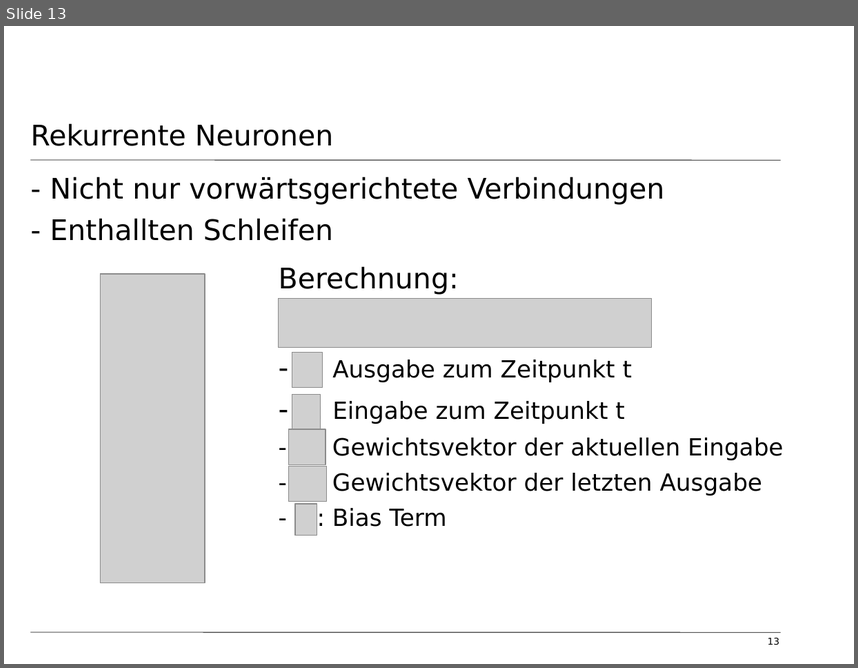
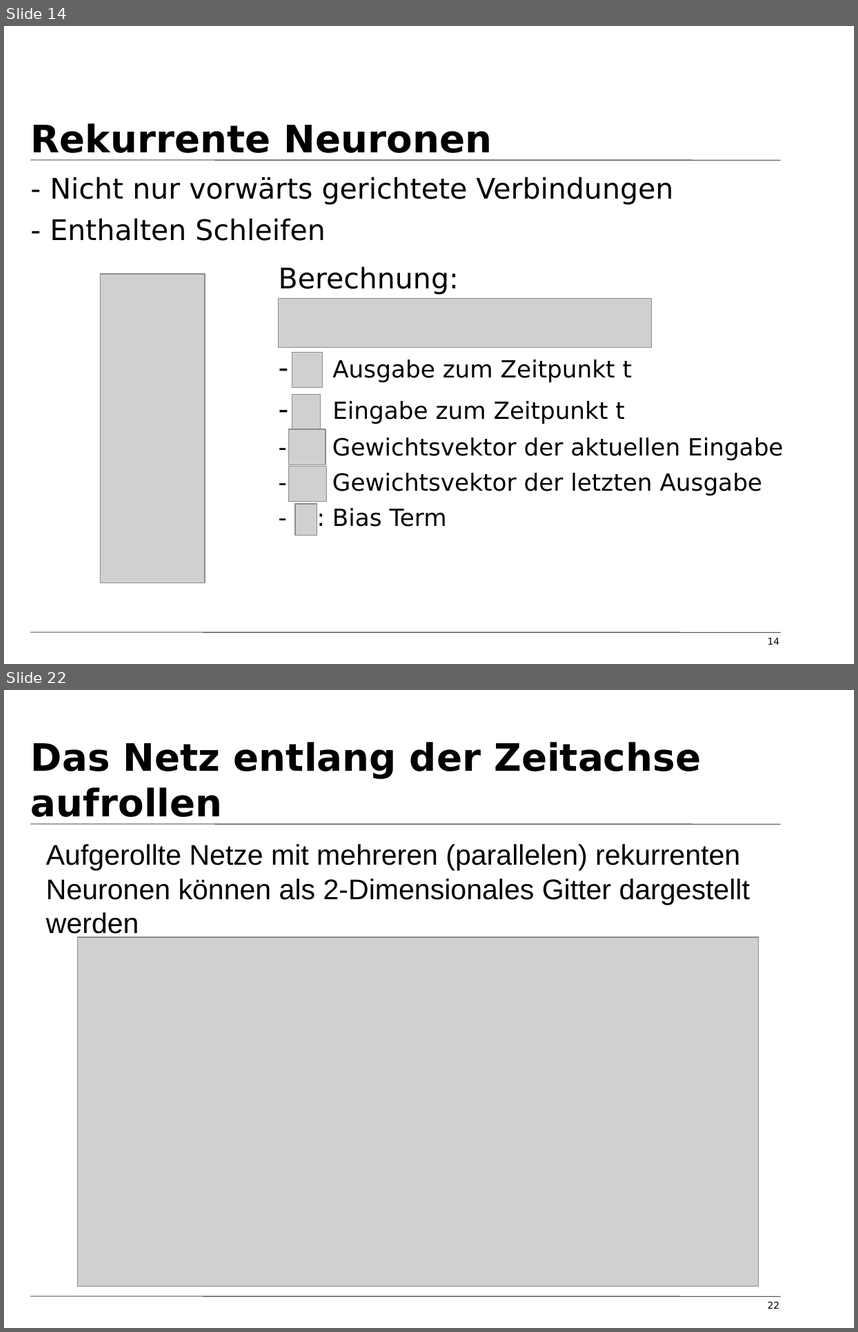
Before and after one commit to tfassbender/deep_learning_team_rnn, a slide deck: vorlesung/vorlesung_rnn_tobias.odp. Shown one above the other, each under a label of ours: slide 13 before the commit, slides 14 and 22 after it; the slides between them are not shown. The pictures are 858x668 and 858x1332 pixels, drawn with LibreOffice and Linux fonts; fonts in the diff are those of the drawing; grey boxes stand for pictures; background and template pictures are left out. Boxes give left, top, right and bottom in pixels: in the first picture for what was removed or moved away, otherwise in the second. Text is boxed around its words. In the diff, an @@ line names an element or a change of style, - is before the commit and + after.

Commit message:
kapitel über Netze entlang der Zeitachse aufrollen fertig; einige neue bilder hinzugefügt

```diff
--- a/vorlesung/vorlesung_rnn_tobias.odp
+++ b/vorlesung/vorlesung_rnn_tobias.odp
@@ slide 22 added at (x1=4, y1=690, x2=854, y2=1328), background #FFFFFF; not listed: 2 template elements that a slide beside it also shows @@
@@ title added at (x1=31, y1=742, x2=701, y2=824), 32 pt, text #000000, bold @@
+Das Netz entlang der Zeitachse aufrollen
@@ text added at (x1=46, y1=844, x2=750, y2=938), 24 pt, text #000000 @@
+Aufgerollte Netze mit mehreren (parallelen) rekurrenten Neuronen können als 2-Dimensionales Gitter dargestellt werden
@@ picture added at (x1=78, y1=938, x2=759, y2=1286) @@
@@ page number added at (x1=768, y1=1301, x2=780, y2=1308), 8 pt, text #000000 @@
+22
@@ what was slide 13 is now slide 14 @@
@@ slide 14 changed as well @@
@@ title "Rekurrente Neuronen" at (x1=31, y1=123, x2=493, y2=160): size 24 to 32 pt, bold on; vertical alignment top to bottom @@
@@ text at (x1=50, y1=176, x2=673, y2=241): text changed @@
-- Nicht nur vorwärtsgerichtete Verbindungen
-- Enthallten Schleifen
+- Nicht nur vorwärts gerichtete Verbindungen
+- Enthalten Schleifen
@@ page number at (x1=768, y1=637, x2=780, y2=644): text changed @@
-13
+14
```
Also in this commit, not shown: 12 other slides changed, 8 other slides added, 8 other files.
